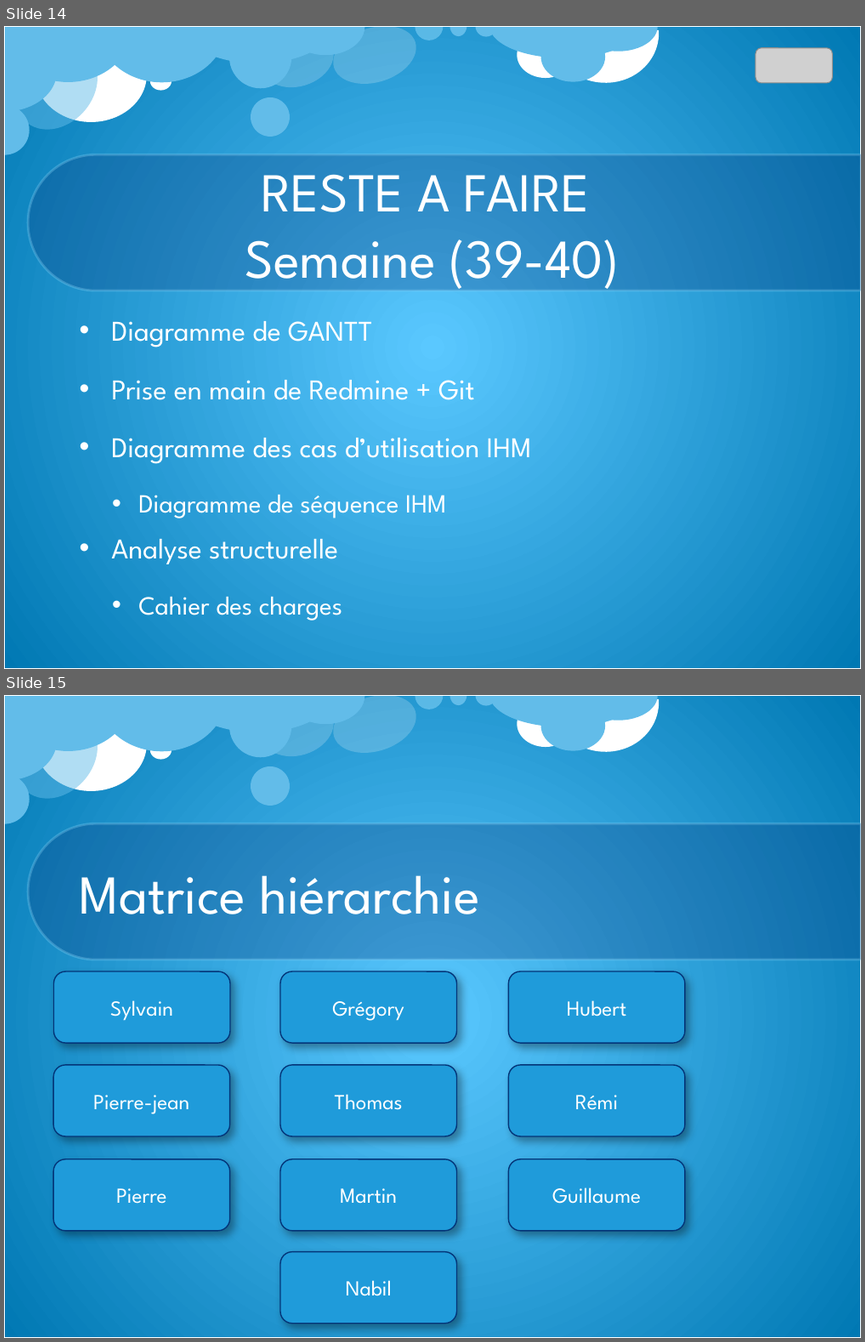
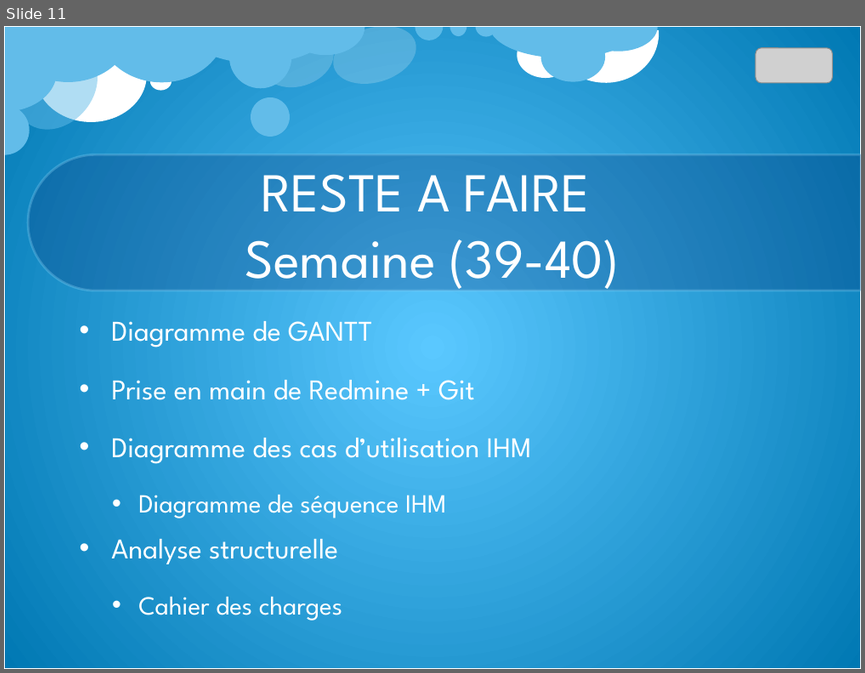
Before and after one commit to Qt-Widgets/PROJET_Drone, a slide deck: cr/CR_lundi_23_09_13.pptx. Shown one above the other, each under a label of ours: slides 14 and 15 before the commit, slide 11 after it. The pictures are 865x1342 and 865x673 pixels, drawn with LibreOffice and Linux fonts; fonts in the diff are those of the drawing; grey boxes stand for pictures; background and template pictures are left out. Boxes give left, top, right and bottom in pixels: in the first picture for what was removed or moved away, otherwise in the second. Text is boxed around its words. In the diff, an @@ line names an element or a change of style, - is before the commit and + after.

```diff
--- a/cr/CR_lundi_23_09_13.pptx
+++ b/cr/CR_lundi_23_09_13.pptx
@@ slide 15 removed at (x1=4, y1=695, x2=861, y2=1338), background picture (left out); not listed: 23 template elements that a slide beside it also shows @@
@@ title removed at (x1=80, y1=875, x2=480, y2=914) @@
-Matrice hiérarchie
@@ rounded rectangle removed at (x1=53, y1=971, x2=230, y2=1042) @@
-Sylvain
@@ rounded rectangle removed at (x1=280, y1=971, x2=456, y2=1042) @@
-Grégory
@@ rounded rectangle removed at (x1=509, y1=971, x2=685, y2=1042) @@
-Hubert
@@ rounded rectangle removed at (x1=53, y1=1064, x2=230, y2=1135) @@
-Pierre-jean
@@ rounded rectangle removed at (x1=280, y1=1064, x2=456, y2=1135) @@
-Thomas
@@ rounded rectangle removed at (x1=509, y1=1064, x2=685, y2=1135) @@
-Rémi
@@ rounded rectangle removed at (x1=53, y1=1158, x2=230, y2=1230) @@
-Pierre
@@ rounded rectangle removed at (x1=280, y1=1158, x2=456, y2=1230) @@
-Martin
@@ rounded rectangle removed at (x1=509, y1=1158, x2=685, y2=1230) @@
-Guillaume
@@ rounded rectangle removed at (x1=280, y1=1252, x2=456, y2=1323) @@
-Nabil
@@ what was slide 14 is now slide 11 @@
```
Also in this commit, not shown: 7 slides changed, 17 slides added, 1 other slide removed, 3 other files.
